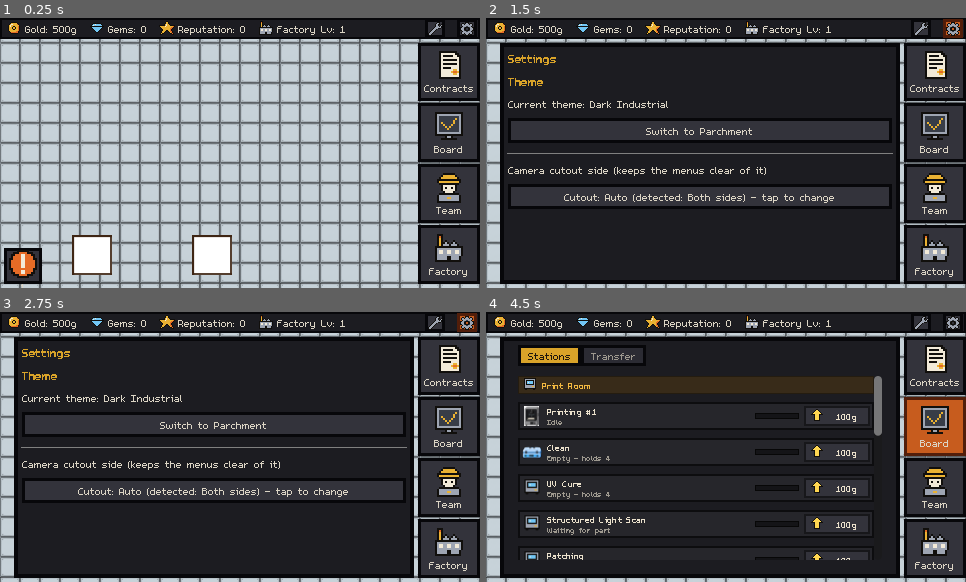
Above: before the commit, frames 1-4 (two rows, left to right).
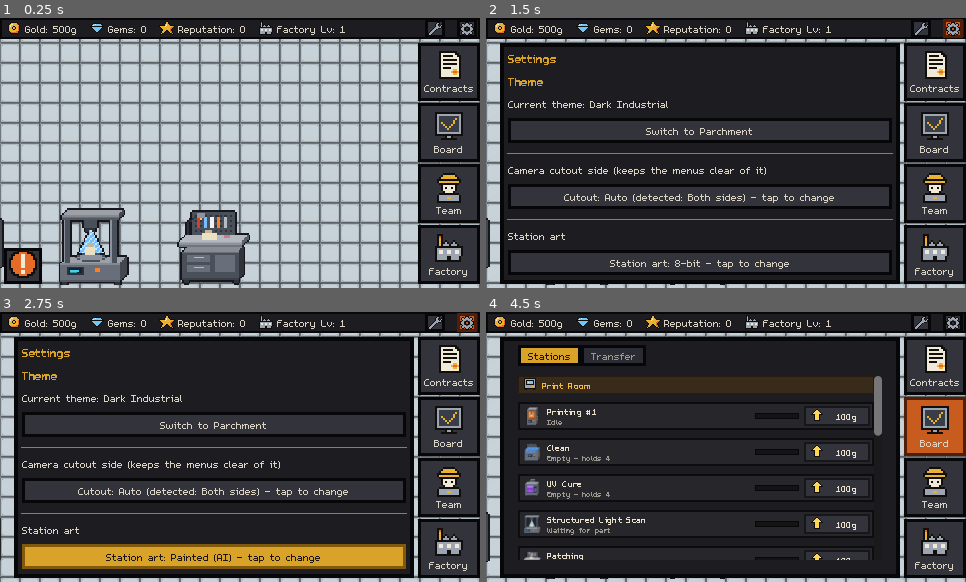
Above: after the commit, the same moments.

Repository: carverweirick/foundry-mobile-game
Game: Godot game, scene res://scenes/main.tscn
The game is run twice, just before and just after one commit, with the same random seed, the same clock (stepped at 60 frames per second) and the same inputs.
Inputs (mouse positions are in pixels of both pictures, inside the frame that each line leads up to):
- Up to frame 1 (0.25 s): no input
- Up to frame 2 (1.5 s): click (922, 28) at 0.52 s; click (951, 28) at 1.27 s
- Up to frame 3 (2.75 s): click (216, 557) at 2 s, where only the run after the commit has a clickable "Station art: 8-bit - tap to c…"
- Up to frame 4 (4.5 s): click (702, 557) at 2.75 s, where only the run after the commit has a clickable "Station art: Painted (AI) - t…"; click (937, 366) at 3.52 s; click (937, 425) at 4.27 s

The runs differ from the first frame. In frame 1, 6.6% of the frame differs, in the area x 0-53%, y 70-99%; in frame 2, 6.1%; in frame 3, 7.5%, in the area x 0-85%, y 74-96%; in frame 4, 1.0%.

Commit message:
Two station art sets: hand-built 8-bit and the AI-painted set
- 8-bit: 48x48 sprites for every station plus the NC shelf, generated by
  tools/gen_station_pixel_art.py (3/4-view boxes, outlines, a shared
  steel/hazard/glow palette), modelled on the AI set, with glowing running
  variants for UV Cure, Burnout and Pour.
- AI: the user's generated sprites, cropped and downscaled to 384px, with
  their three "on" alternates used as running art.
- Settings > Station art switches between them live (saved in
  settings.cfg; 8-bit is the default). StationArt picks the texture;
  stations size any art to an 80px box resting on the floor label, so both
  sets (and every texture size) line up the same way. The NC shelf draws
  its art with a red/gold marker per quarantined part.

Co-Authored-By: Claude Opus 5.5 <noreply@anthropic.com>
Claude-Session: https://claude.ai/code/session_01LwGPRWnRjmAtkb5LvtKvk9

Diff:
--- a/autoload/theme_manager.gd
+++ b/autoload/theme_manager.gd
@@ -54,6 +54,14 @@
 ## saved to the same settings file.
 enum CutoutSide { AUTO, LEFT, RIGHT, BOTH }
 
+## Which station art set the floor and menus use (see StationArt).
+enum StationArtStyle { PIXEL, AI }
+
+const STATION_ART_DISPLAY_NAMES := {
+	StationArtStyle.PIXEL: "8-bit",
+	StationArtStyle.AI: "Painted (AI)",
+}
+
 const CUTOUT_SIDE_DISPLAY_NAMES := {
 	CutoutSide.AUTO: "Auto",
 	CutoutSide.LEFT: "Left",
@@ -65,9 +73,11 @@
 
 signal theme_changed(theme_choice: ThemeChoice)
 signal cutout_side_changed(side: CutoutSide)
+signal station_art_changed(style: StationArtStyle)
 
 var current_theme: ThemeChoice = ThemeChoice.DARK
 var cutout_side: CutoutSide = CutoutSide.AUTO
+var station_art: StationArtStyle = StationArtStyle.PIXEL
 
 
 func _ready() -> void:
@@ -84,6 +94,14 @@
 	theme_changed.emit(current_theme)
 	# Menu widgets built by UiKit take explicit per-theme colors.
 	UiKit.restyle(get_tree())
+
+
+func set_station_art(style: StationArtStyle) -> void:
+	if style == station_art:
+		return
+	station_art = style
+	_save_settings()
+	station_art_changed.emit(station_art)
 
 
 func set_cutout_side(side: CutoutSide) -> void:
@@ -125,6 +143,9 @@
 	var saved_side: int = config.get_value("ui", "cutout_side", CutoutSide.AUTO)
 	if CUTOUT_SIDE_DISPLAY_NAMES.has(saved_side):
 		cutout_side = saved_side
+	var saved_art: int = config.get_value("ui", "station_art", StationArtStyle.PIXEL)
+	if STATION_ART_DISPLAY_NAMES.has(saved_art):
+		station_art = saved_art
 
 
 func _save_settings() -> void:
@@ -134,4 +155,5 @@
 	config.load(SETTINGS_PATH)
 	config.set_value("ui", "theme", current_theme)
 	config.set_value("ui", "cutout_side", cutout_side)
+	config.set_value("ui", "station_art", station_art)
 	config.save(SETTINGS_PATH)
--- a/scenes/nc_shelf.gd
+++ b/scenes/nc_shelf.gd
@@ -6,9 +6,12 @@
 ## a view of GameData.nc_shelf: the rack frame plus one box per part, red
 ## while it waits on a diagnosis and gold once it's diagnosed and waiting on
 ## the player's disposition. Tapping it (main.gd) opens the NC overlay.
-## Placeholder art drawn in code, like the station placeholders.
+## Drawn from the current StationArt set ("nc_shelf"), with one marker per
+## part along the bottom; falls back to a rack drawn in code.
 
-const SIZE := Vector2(72.0, 56.0)
+const SIZE := Vector2(72.0, 64.0)
+const MARKER_SIZE := Vector2(8.0, 6.0)
+const MAX_MARKERS := 8
 const SLOTS_PER_ROW := 3
 const ROWS := 2
 const FRAME_COLOR := Color(0.32, 0.33, 0.36)
@@ -19,6 +22,13 @@
 const CLICK_PADDING: float = 16.0
 
 var _drawn_signature: String = ""
+
+
+func _ready() -> void:
+	texture_filter = StationArt.texture_filter()
+	ThemeManager.station_art_changed.connect(func(_style):
+		texture_filter = StationArt.texture_filter()
+		queue_redraw())
 
 
 func _process(_delta: float) -> void:
@@ -44,6 +54,19 @@
 
 func _draw() -> void:
 	var rect := Rect2(-SIZE * 0.5, SIZE)
+	var art := StationArt.texture_for("nc_shelf")
+	if art != null:
+		var k := minf(SIZE.x / art.get_width(), SIZE.y / art.get_height())
+		var size := art.get_size() * k
+		draw_texture_rect(art, Rect2(rect.get_center() - size * 0.5, size), false)
+		var shown := mini(GameData.nc_shelf.size(), MAX_MARKERS)
+		var row_width := shown * (MARKER_SIZE.x + 2.0) - 2.0
+		for i in shown:
+			var part: Part = GameData.nc_shelf[i]
+			var marker := Rect2(Vector2(-row_width * 0.5 + i * (MARKER_SIZE.x + 2.0), rect.end.y + 2.0), MARKER_SIZE)
+			draw_rect(marker, DIAGNOSED_COLOR if part.nc_diagnosed else UNDIAGNOSED_COLOR)
+			draw_rect(marker, OUTLINE_COLOR, false, 1.0)
+		return
 	draw_rect(rect, FRAME_COLOR)
 	draw_rect(rect, OUTLINE_COLOR, false, 3.0)
 	var row_height := SIZE.y / ROWS
--- a/scenes/settings_overlay.gd
+++ b/scenes/settings_overlay.gd
@@ -14,6 +14,7 @@
 ## Set by Hud.bind(), for showing the auto-detected camera side.
 var hud: Hud = null
 var _cutout_button: Button
+var _art_button: Button
 
 
 func _on_ready() -> void:
@@ -32,6 +33,16 @@
 	_cutout_button.pressed.connect(_on_cutout_pressed)
 	content.add_child(_cutout_button)
 	ThemeManager.cutout_side_changed.connect(func(_side): _refresh())
+	# Two complete station art sets (see StationArt): hand-built 8-bit
+	# sprites, or the AI-painted set.
+	content.add_child(HSeparator.new())
+	var art_header := Label.new()
+	art_header.text = "Station art"
+	content.add_child(art_header)
+	_art_button = Button.new()
+	_art_button.pressed.connect(_on_art_pressed)
+	content.add_child(_art_button)
+	ThemeManager.station_art_changed.connect(func(_style): _refresh())
 
 
 func _on_open() -> void:
@@ -47,6 +58,13 @@
 	if side == ThemeManager.CutoutSide.AUTO and hud != null:
 		side_text += " (detected: %s)" % hud.detected_camera_side_name()
 	_cutout_button.text = "Cutout: %s - tap to change" % side_text
+	_art_button.text = "Station art: %s - tap to change" % ThemeManager.STATION_ART_DISPLAY_NAMES[ThemeManager.station_art]
+
+
+func _on_art_pressed() -> void:
+	var next: int = (ThemeManager.station_art + 1) % ThemeManager.STATION_ART_DISPLAY_NAMES.size()
+	ThemeManager.set_station_art(next as ThemeManager.StationArtStyle)
+	_refresh.call_deferred()
 
 
 func _on_cutout_pressed() -> void:
--- a/scenes/station.gd
+++ b/scenes/station.gd
@@ -170,6 +170,17 @@
 var incoming_technician: Technician = null
 var _has_tiered_art: bool = false
 var _has_state_art: bool = false
+## Station art from the current StationArt set (8-bit or AI) - when present
+## it replaces the tier/state/placeholder art above, and is sized to fit
+## ART_BOX whatever its texture size.
+var _has_set_art: bool = false
+var _art_running: bool = false
+var _zoom_scale: float = 1.0
+## World px the set art fits inside, and where its bottom edge sits (just
+## above the floor label, which starts 66px below the station origin).
+const ART_BOX: float = 80.0
+const ART_BASE_Y: float = 62.0
+const SPRITE_ORIGIN := Vector2(32.0, 32.0)
 
 ## How long the interaction-flourish animation holds each state_sprites frame
 ## before advancing to the next one (design request: "an animation that
@@ -276,7 +287,7 @@
 
 	name_label.text = station_name
 
-	station_sprite.scale = Vector2.ONE * BASE_SPRITE_SCALE * sprite_scale_override
+	ThemeManager.station_art_changed.connect(func(_style): _update_sprite())
 
 	timer_bar.min_value = 0.0
 	timer_bar.max_value = max(timer_duration, 0.01)
@@ -291,7 +302,24 @@
 ## the way in. get_click_rect() reads station_sprite.scale live, so the
 ## clickable area shrinks right along with the visible sprite.
 func set_sprite_scale_multiplier(multiplier: float) -> void:
-	station_sprite.scale = Vector2.ONE * BASE_SPRITE_SCALE * multiplier * sprite_scale_override
+	_zoom_scale = multiplier
+	_apply_sprite_scale()
+
+
+func _apply_sprite_scale() -> void:
+	if _has_set_art and station_sprite.texture != null:
+		var size := station_sprite.texture.get_size()
+		var k := ART_BOX / maxf(size.x, size.y) * _zoom_scale
+		station_sprite.scale = Vector2(k, k)
+		station_sprite.position = Vector2(SPRITE_ORIGIN.x, ART_BASE_Y - size.y * k * 0.5)
+	else:
+		station_sprite.scale = Vector2.ONE * BASE_SPRITE_SCALE * _zoom_scale * sprite_scale_override
+		station_sprite.position = SPRITE_ORIGIN
+
+
+## The set art has a separate "running" picture for some machines.
+func _is_running_visual() -> bool:
+	return current_state == State.RUNNING or not shelling_active_parts.is_empty()
 
 
 func _process(delta: float) -> void:
@@ -304,6 +332,8 @@
 
 	_update_timer_bar_readout()
 
+	if _has_set_art and _is_running_visual() != _art_running:
+		_update_sprite()
 	if _has_state_art:
 		if _is_interact_animating():
 			_interact_anim_elapsed += delta
@@ -1413,6 +1443,24 @@
 
 
 func _update_sprite() -> void:
+	_art_running = _is_running_visual()
+	var art := StationArt.texture_for(station_id, _art_running)
+	_has_set_art = art != null
+	if _has_set_art:
+		_has_state_art = false
+		station_sprite.texture = art
+		station_sprite.modulate = Color.WHITE
+		station_sprite.texture_filter = StationArt.texture_filter()
+		_apply_sprite_scale()
+		return
+	station_sprite.texture_filter = CanvasItem.TEXTURE_FILTER_NEAREST_WITH_MIPMAPS
+	_update_legacy_sprite()
+	_apply_sprite_scale()
+
+
+## The art from before the StationArt sets: tier sprites, Clean's state
+## frames, or the tinted placeholder - only used when a set has no picture.
+func _update_legacy_sprite() -> void:
 	_has_state_art = state_sprites.size() >= 3
 	if _has_state_art:
 		_apply_state_sprite()
@@ -1454,6 +1502,10 @@
 ## three art systems this station actually has (real per-state art, tiered
 ## art, or the generic tinted placeholder) gets refreshed on a state change.
 func _refresh_state_visual() -> void:
+	if _has_set_art:
+		if _is_running_visual() != _art_running:
+			_update_sprite()
+		return
 	if _has_state_art:
 		_apply_state_sprite()
 	elif not _has_tiered_art:
--- /dev/null
+++ b/scenes/station_art.gd
@@ -0,0 +1,44 @@
+class_name StationArt
+
+## Which picture a station (or the NC shelf) shows on the floor and in the
+## menus. Two complete sets, switched in Settings (ThemeManager.station_art):
+##   PIXEL - hand-built 48x48 8-bit sprites, assets/sprites/stations_pixel/
+##           (generated by tools/gen_station_pixel_art.py)
+##   AI    - the AI-generated set, cropped to 384px, assets/sprites/stations_ai/
+## Both name files by station id ("printing" covers every printer instance);
+## "<id>_running.png", where present, is shown while the machine runs.
+
+const DIRS := {
+	ThemeManager.StationArtStyle.PIXEL: "res://assets/sprites/stations_pixel/",
+	ThemeManager.StationArtStyle.AI: "res://assets/sprites/stations_ai/",
+}
+
+static var _cache: Dictionary = {}
+
+
+static func art_id(station_id: String) -> String:
+	return "printing" if station_id.begins_with("printing") else station_id
+
+
+static func texture_for(station_id: String, running: bool = false) -> Texture2D:
+	var dir: String = DIRS[ThemeManager.station_art]
+	var id := art_id(station_id)
+	if running:
+		var lit := _load(dir + id + "_running.png")
+		if lit != null:
+			return lit
+	return _load(dir + id + ".png")
+
+
+## Pixel art is drawn with nearest filtering; the AI set is a downscaled
+## painting, so it reads better filtered.
+static func texture_filter() -> CanvasItem.TextureFilter:
+	if ThemeManager.station_art == ThemeManager.StationArtStyle.PIXEL:
+		return CanvasItem.TEXTURE_FILTER_NEAREST_WITH_MIPMAPS
+	return CanvasItem.TEXTURE_FILTER_LINEAR_WITH_MIPMAPS
+
+
+static func _load(path: String) -> Texture2D:
+	if not _cache.has(path):
+		_cache[path] = load(path) if ResourceLoader.exists(path) else null
+	return _cache[path]
Binary file added: assets/sprites/stations_ai/abrasive_blast.png
Not shown, added: assets/sprites/stations_ai/abrasive_blast.png.import
Binary file added: assets/sprites/stations_ai/burnout.png
Not shown, added: assets/sprites/stations_ai/burnout.png.import
Binary file added: assets/sprites/stations_ai/burnout_running.png
Not shown, added: assets/sprites/stations_ai/burnout_running.png.import
Binary file added: assets/sprites/stations_ai/clean.png
Not shown, added: assets/sprites/stations_ai/clean.png.import
Binary file added: assets/sprites/stations_ai/deshell.png
Not shown, added: assets/sprites/stations_ai/deshell.png.import
Binary file added: assets/sprites/stations_ai/grinding.png
Not shown, added: assets/sprites/stations_ai/grinding.png.import
(and 63 more such lines)
